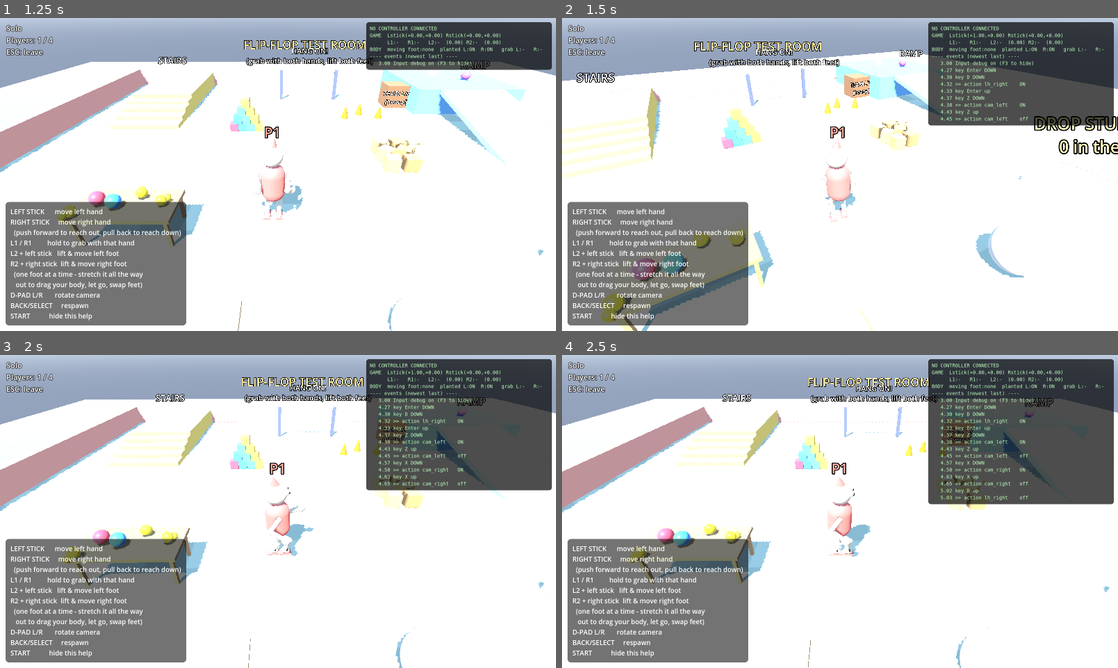
Above: before the commit, frames 1-4 (two rows, left to right).
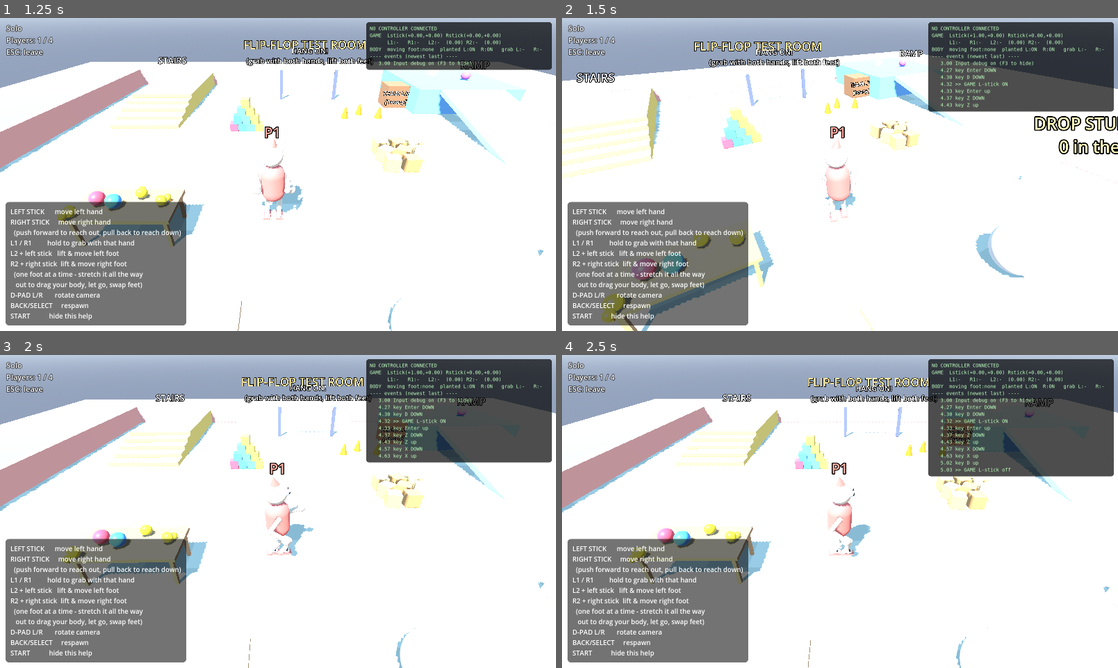
Above: after the commit, the same moments.

Repository: MrMonkeynut/flip-flop
Game: Godot game, scene res://scenes/main.tscn
Same seed, same stepped clock (60 frames per second), same inputs: the game is played once before the commit and once after it.
Inputs (mouse positions are in pixels of both pictures, inside the frame that each line leads up to):
- Up to frame 1 (1.25 s): click "Play Solo" at 0.5 s
- Up to frame 2 (1.5 s): tap Enter at 1.25 s; move the mouse to (962, 158) at 1.27 s; hold D (lh_right, bound only before the commit) from 1.28 s (still down); tap Z (cam_left, bound only before the commit) at 1.35 s; click (962, 158) at 1.42 s
- Up to frame 3 (2 s): keep holding D (lh_right, bound only before the commit); tap X (cam_right, bound only before the commit) at 1.55 s
- Up to frame 4 (2.5 s): release D (lh_right, bound only before the commit) at 2 s; drag from (728, 527) to (812, 574) at 2.02 s

Frame 1 is identical in both runs. In frame 2, 1.6% of the frame differs, in the area x 65-100%, y 20-35%; in frame 3, 3.3%; in frame 4, 3.4%, in the area x 65-100%, y 20-48%.

Commit message:
Read one controller only and fix unknown PS4 layouts
PS4 pads cause phantom foot lifts in two common ways:
- Steam Input / DS4Windows add a virtual Xbox pad next to the real one,
  and input actions listened to both at once
- A DualShock 4 with no known layout reports its axes in raw order, so
  the right stick reads as R2 and R2 reads as L2

Now the game reads only the pad you last pressed a button on, and
applies the standard DS4 layout to PlayStation-looking pads Godot
doesn't recognise. The F3 debugger shows which pad is in use, any layout
fix applied, and logs what the game itself reacts to. Replaces
input_setup.gd with pad_input.gd.

Co-Authored-By: Claude Opus 5.5 <noreply@anthropic.com>
Claude-Session: https://claude.ai/code/session_018PW64Vja4xxRAjqhGs5axw

Diff:
--- a/scripts/input_debug.gd
+++ b/scripts/input_debug.gd
@@ -8,12 +8,7 @@
 
 const LOG_LINES := 18
 const AXIS_LOG_THRESHOLD := 0.5
-const ACTIONS := [
-	"lh_left", "lh_right", "lh_fwd", "lh_back",
-	"rh_left", "rh_right", "rh_fwd", "rh_back",
-	"left_grab", "right_grab", "left_foot", "right_foot",
-	"cam_left", "cam_right", "respawn", "toggle_help",
-]
+const GAME_INPUTS := ["L-stick", "R-stick", "L1 grab", "R1 grab", "L2 foot", "R2 foot"]
 const BUTTON_NAMES := [
 	"A/Cross", "B/Circle", "X/Square", "Y/Triangle", "Back", "Guide", "Start",
 	"L3", "R3", "L1", "R1", "DpadUp", "DpadDown", "DpadLeft", "DpadRight", "Misc",
@@ -27,7 +22,7 @@
 var _label: Label
 var _log: Array[String] = []
 var _axis_active := {} # "device:axis" -> bool
-var _action_state := {} # action -> bool
+var _game_state := {} # game input name -> bool
 
 
 func _ready() -> void:
@@ -53,8 +48,8 @@
 	_label.add_theme_color_override("font_color", Color(0.75, 1.0, 0.75))
 	_panel.add_child(_label)
 
-	for a in ACTIONS:
-		_action_state[a] = false
+	for g in GAME_INPUTS:
+		_game_state[g] = false
 	_add_log("Input debug on (F3 to hide)")
 	for dev in Input.get_connected_joypads():
 		_log_pad_info(dev, "found")
@@ -94,12 +89,26 @@
 
 
 func _process(_delta: float) -> void:
-	# Log game actions turning on/off - this is what the game actually reacts to.
-	for a in ACTIONS:
-		var on := Input.is_action_pressed(a)
-		if on != bool(_action_state[a]):
-			_action_state[a] = on
-			_add_log(">> action %-11s %s" % [a, "ON" if on else "off"])
+	if main == null or main.pad == null:
+		return
+	var pad = main.pad
+	var l: Vector2 = pad.left_stick()
+	var r: Vector2 = pad.right_stick()
+
+	# Log what the GAME reacts to turning on/off (from the one controller in use).
+	var now := {
+		"L-stick": l.length() > 0.5, "R-stick": r.length() > 0.5,
+		"L1 grab": pad.left_bumper(), "R1 grab": pad.right_bumper(),
+		"L2 foot": pad.left_trigger(), "R2 foot": pad.right_trigger(),
+	}
+	for g in GAME_INPUTS:
+		if bool(now[g]) != bool(_game_state[g]):
+			_game_state[g] = now[g]
+			_add_log(">> GAME %-7s %s" % [g, "ON" if now[g] else "off"])
+	if pad.notes.size() > 0:
+		for n in pad.notes:
+			_add_log(n)
+		pad.notes.clear()
 
 	if not _panel.visible:
 		return
@@ -108,7 +117,8 @@
 	if pads.is_empty():
 		lines.append("NO CONTROLLER CONNECTED")
 	for dev in pads:
-		lines.append("pad%d \"%s\" %s" % [dev, Input.get_joy_name(dev), "known" if Input.is_joy_known(dev) else "UNKNOWN LAYOUT"])
+		lines.append("%s pad%d \"%s\" %s" % ["IN USE >" if dev == pad.device else "ignored ", dev,
+			Input.get_joy_name(dev), "known" if Input.is_joy_known(dev) else "UNKNOWN LAYOUT"])
 		var axes := ""
 		for ax in 6:
 			axes += "%s%+.2f " % [_axis_name(ax), Input.get_joy_axis(dev, ax)]
@@ -126,13 +136,13 @@
 				held.append(BUTTON_NAMES[b])
 		lines.append("  held: " + (", ".join(held) if not held.is_empty() else "-"))
 
-	var l := Input.get_vector("lh_left", "lh_right", "lh_back", "lh_fwd")
-	var r := Input.get_vector("rh_left", "rh_right", "rh_back", "rh_fwd")
+	if pads.size() > 1:
+		lines.append("(only the IN USE pad counts - press a button to switch)")
 	lines.append("GAME  Lstick(%+.2f,%+.2f) Rstick(%+.2f,%+.2f)" % [l.x, l.y, r.x, r.y])
 	lines.append("      L1:%s R1:%s L2:%s(%.2f) R2:%s(%.2f)" % [
-		_on(Input.is_action_pressed("left_grab")), _on(Input.is_action_pressed("right_grab")),
-		_on(Input.is_action_pressed("left_foot")), Input.get_action_strength("left_foot"),
-		_on(Input.is_action_pressed("right_foot")), Input.get_action_strength("right_foot")])
+		_on(pad.left_bumper()), _on(pad.right_bumper()),
+		_on(pad.left_trigger()), pad.trigger_value(JOY_AXIS_TRIGGER_LEFT),
+		_on(pad.right_trigger()), pad.trigger_value(JOY_AXIS_TRIGGER_RIGHT)])
 
 	var me = null
 	if main != null and main.world != null:
--- a/scripts/input_setup.gd
+++ /dev/null
@@ -1,71 +0,0 @@
-extends RefCounted
-## Builds the input map in code so the controller layout lives in one readable place.
-##
-## Controller layout:
-##   Left stick            -> left hand          (or left foot while L2 is held)
-##   Right stick           -> right hand         (or right foot while R2 is held)
-##   L1 / R1               -> grab with left / right hand (hold)
-##   L2 / R2               -> switch that stick to the matching foot (lifts it)
-##   D-pad left / right    -> rotate camera
-##   Back / Select         -> respawn
-##   Start                 -> toggle controls help
-##
-## Keyboard fallback exists only for debugging; the game is meant for a controller.
-
-const STICK_DEADZONE := 0.18
-const TRIGGER_DEADZONE := 0.35
-
-
-static func setup() -> void:
-	_axis("lh_left", JOY_AXIS_LEFT_X, -1.0, [KEY_A])
-	_axis("lh_right", JOY_AXIS_LEFT_X, 1.0, [KEY_D])
-	_axis("lh_fwd", JOY_AXIS_LEFT_Y, -1.0, [KEY_W])
-	_axis("lh_back", JOY_AXIS_LEFT_Y, 1.0, [KEY_S])
-
-	_axis("rh_left", JOY_AXIS_RIGHT_X, -1.0, [KEY_J])
-	_axis("rh_right", JOY_AXIS_RIGHT_X, 1.0, [KEY_L])
-	_axis("rh_fwd", JOY_AXIS_RIGHT_Y, -1.0, [KEY_I])
-	_axis("rh_back", JOY_AXIS_RIGHT_Y, 1.0, [KEY_K])
-
-	_axis("left_foot", JOY_AXIS_TRIGGER_LEFT, 1.0, [KEY_E], TRIGGER_DEADZONE)
-	_axis("right_foot", JOY_AXIS_TRIGGER_RIGHT, 1.0, [KEY_O], TRIGGER_DEADZONE)
-
-	_button("left_grab", JOY_BUTTON_LEFT_SHOULDER, [KEY_Q])
-	_button("right_grab", JOY_BUTTON_RIGHT_SHOULDER, [KEY_U])
-
-	_button("cam_left", JOY_BUTTON_DPAD_LEFT, [KEY_Z])
-	_button("cam_right", JOY_BUTTON_DPAD_RIGHT, [KEY_X])
-	_button("respawn", JOY_BUTTON_BACK, [KEY_R])
-	_button("toggle_help", JOY_BUTTON_START, [KEY_H])
-
-
-static func _ensure(action: String, deadzone: float) -> void:
-	if InputMap.has_action(action):
-		InputMap.erase_action(action)
-	InputMap.add_action(action, deadzone)
-
-
-static func _axis(action: String, axis: JoyAxis, value: float, keys: Array, deadzone := STICK_DEADZONE) -> void:
-	_ensure(action, deadzone)
-	var ev := InputEventJoypadMotion.new()
-	ev.device = -1
-	ev.axis = axis
-	ev.axis_value = value
-	InputMap.action_add_event(action, ev)
-	_add_keys(action, keys)
-
-
-static func _button(action: String, button: JoyButton, keys: Array) -> void:
-	_ensure(action, 0.5)
-	var ev := InputEventJoypadButton.new()
-	ev.device = -1
-	ev.button_index = button
-	InputMap.action_add_event(action, ev)
-	_add_keys(action, keys)
-
-
-static func _add_keys(action: String, keys: Array) -> void:
-	for k in keys:
-		var kev := InputEventKey.new()
-		kev.physical_keycode = k
-		InputMap.action_add_event(action, kev)
--- a/scripts/main.gd
+++ b/scripts/main.gd
@@ -9,10 +9,10 @@
 ## This keeps everyone's wobbly physics in agreement, which matters a lot when two
 ## people are carrying the same crate.
 
-const InputSetup := preload("res://scripts/input_setup.gd")
 const WorldScript := preload("res://scripts/world.gd")
 const PlayerScript := preload("res://scripts/player.gd")
 const InputDebugScript := preload("res://scripts/input_debug.gd")
+const PadInputScript := preload("res://scripts/pad_input.gd")
 
 const DEFAULT_PORT := 7777
 const MAX_PLAYERS := 4
@@ -42,6 +42,9 @@
 var _help_panel: PanelContainer
 var _solo_button: Button
 
+## The one controller the local player uses (see pad_input.gd).
+var pad: PadInputScript
+
 # Automated self-test (run with: godot --headless -- --autotest)
 var _autotest := false
 var _autotest_time := 0.0
@@ -50,7 +53,6 @@
 
 
 func _ready() -> void:
-	InputSetup.setup()
 	multiplayer.peer_connected.connect(_on_peer_connected)
 	multiplayer.peer_disconnected.connect(_on_peer_disconnected)
 	multiplayer.connected_to_server.connect(_on_connected_to_server)
@@ -63,6 +65,10 @@
 	camera.position = Vector3(0, 5, 8)
 	camera.look_at(Vector3.ZERO)
 	camera.current = true
+
+	pad = PadInputScript.new()
+	pad.name = "PadInput"
+	add_child(pad)
 
 	_build_ui()
 
@@ -297,18 +303,18 @@
 	out.resize(INPUT_SIZE)
 	if _menu.visible:
 		return out
-	var l := Input.get_vector("lh_left", "lh_right", "lh_back", "lh_fwd")
-	var r := Input.get_vector("rh_left", "rh_right", "rh_back", "rh_fwd")
+	var l := pad.left_stick()
+	var r := pad.right_stick()
 	out[0] = l.x
 	out[1] = l.y
 	out[2] = r.x
 	out[3] = r.y
-	out[4] = 1.0 if Input.is_action_pressed("left_grab") else 0.0
-	out[5] = 1.0 if Input.is_action_pressed("right_grab") else 0.0
-	out[6] = 1.0 if Input.is_action_pressed("left_foot") else 0.0
-	out[7] = 1.0 if Input.is_action_pressed("right_foot") else 0.0
+	out[4] = 1.0 if pad.left_bumper() else 0.0
+	out[5] = 1.0 if pad.right_bumper() else 0.0
+	out[6] = 1.0 if pad.left_trigger() else 0.0
+	out[7] = 1.0 if pad.right_trigger() else 0.0
 	out[8] = cam_yaw
-	out[9] = 1.0 if Input.is_action_pressed("respawn") else 0.0
+	out[9] = 1.0 if pad.button(JOY_BUTTON_BACK) or Input.is_physical_key_pressed(KEY_R) else 0.0
 	return out
 
 
@@ -343,11 +349,11 @@
 func _process(delta: float) -> void:
 	if world == null:
 		return
-	if Input.is_action_just_pressed("cam_left"):
+	if pad.just_pressed(JOY_BUTTON_DPAD_LEFT, KEY_Z):
 		cam_yaw_target -= PI / 4.0
-	if Input.is_action_just_pressed("cam_right"):
+	if pad.just_pressed(JOY_BUTTON_DPAD_RIGHT, KEY_X):
 		cam_yaw_target += PI / 4.0
-	if Input.is_action_just_pressed("toggle_help"):
+	if pad.just_pressed(JOY_BUTTON_START, KEY_H):
 		_help_panel.visible = not _help_panel.visible
 	cam_yaw = lerp_angle(cam_yaw, cam_yaw_target, 1.0 - exp(-8.0 * delta))
 
--- /dev/null
+++ b/scripts/pad_input.gd
@@ -0,0 +1,154 @@
+extends Node
+## Reads ONE controller for the local player.
+##
+## Controller layout:
+##   Left stick            -> left hand          (or left foot while L2 is held)
+##   Right stick           -> right hand         (or right foot while R2 is held)
+##   L1 / R1               -> grab with left / right hand (hold)
+##   L2 / R2               -> switch that stick to the matching foot (lifts it)
+##   D-pad left / right    -> rotate camera
+##   Back / Share          -> respawn
+##   Start / Options       -> toggle controls help
+## Keyboard fallback (debugging only): WASD / IJKL hands, Q / U grab, E / O feet,
+## Z / X camera, R respawn, H help.
+##
+## Godot's input actions listen to every connected controller at once. That goes wrong
+## when Steam Input or DS4Windows is running, because a PS4 pad then shows up twice (the
+## real pad plus a virtual Xbox pad) and the two disagree. So the game only listens to the
+## controller you last pressed a button on.
+##
+## It also patches the button layout of PlayStation pads that Godot doesn't recognise
+## (common over Bluetooth and with third-party pads). Without that, the raw axes are in
+## a different order: the right stick reads as R2 and R2 reads as L2, so feet lift on their own.
+
+const STICK_DEADZONE := 0.18
+const TRIGGER_THRESHOLD := 0.35
+
+# SDL-format layouts for a DualShock 4 when Godot doesn't know the pad.
+const DS4_LAYOUT_WINDOWS_MAC := "a:b1,b:b2,x:b0,y:b3,back:b8,start:b9,guide:b12,leftshoulder:b4,rightshoulder:b5,leftstick:b10,rightstick:b11,leftx:a0,lefty:a1,rightx:a2,righty:a5,lefttrigger:a3,righttrigger:a4,dpup:h0.1,dpright:h0.2,dpdown:h0.4,dpleft:h0.8"
+const DS4_LAYOUT_LINUX := "a:b0,b:b1,x:b3,y:b2,back:b8,start:b9,guide:b10,leftshoulder:b4,rightshoulder:b5,leftstick:b11,rightstick:b12,leftx:a0,lefty:a1,rightx:a3,righty:a4,lefttrigger:a2,righttrigger:a5,dpup:h0.1,dpright:h0.2,dpdown:h0.4,dpleft:h0.8"
+
+## The controller we listen to (-1 = none, keyboard only).
+var device := -1
+## Human-readable notes about layout fixes, shown by the input debugger.
+var notes: Array[String] = []
+
+var _prev_buttons := {} # JoyButton -> bool, for just_pressed()
+
+
+func _ready() -> void:
+	for dev in Input.get_connected_joypads():
+		_patch_layout(dev)
+	_pick_fallback_device()
+	Input.joy_connection_changed.connect(_on_joy_connection_changed)
+
+
+func _on_joy_connection_changed(dev: int, connected: bool) -> void:
+	if connected:
+		_patch_layout(dev)
+		if device == -1:
+			device = dev
+	elif dev == device:
+		device = -1
+		_pick_fallback_device()
+
+
+func _pick_fallback_device() -> void:
+	if device != -1:
+		return
+	var pads := Input.get_connected_joypads()
+	# Prefer a pad whose layout Godot knows.
+	for dev in pads:
+		if Input.is_joy_known(dev):
+			device = dev
+			return
+	if not pads.is_empty():
+		device = pads[0]
+
+
+func _input(event: InputEvent) -> void:
+	# Pressing a button on a controller makes it "the" controller.
+	if event is InputEventJoypadButton and event.pressed and event.device != device:
+		device = event.device
+
+
+func _patch_layout(dev: int) -> void:
+	if Input.is_joy_known(dev):
+		return
+	var pad_name := Input.get_joy_name(dev)
+	var lower := pad_name.to_lower()
+	var looks_like_ps := lower.contains("wireless controller") or lower.contains("ps4") \
+		or lower.contains("dualshock") or lower.contains("playstation") or lower.contains("sony")
+	if not looks_like_ps:
+		notes.append("pad%d \"%s\" has an unknown layout, no fix available" % [dev, pad_name])
+		return
+	var layout := DS4_LAYOUT_LINUX if OS.get_name() == "Linux" else DS4_LAYOUT_WINDOWS_MAC
+	Input.add_joy_mapping("%s,%s,%s" % [Input.get_joy_guid(dev), pad_name, layout], true)
+	notes.append("pad%d \"%s\": applied PS4 layout fix (now %s)" % [
+		dev, pad_name, "known" if Input.is_joy_known(dev) else "still unknown"])
+
+
+# =======================================================================================
+# Reading
+# =======================================================================================
+
+func left_stick() -> Vector2:
+	return (_stick(JOY_AXIS_LEFT_X, JOY_AXIS_LEFT_Y) + _keys(KEY_A, KEY_D, KEY_S, KEY_W)).limit_length(1.0)
+
+
+func right_stick() -> Vector2:
+	return (_stick(JOY_AXIS_RIGHT_X, JOY_AXIS_RIGHT_Y) + _keys(KEY_J, KEY_L, KEY_K, KEY_I)).limit_length(1.0)
+
+
+func left_trigger() -> bool:
+	return _trigger(JOY_AXIS_TRIGGER_LEFT) or Input.is_physical_key_pressed(KEY_E)
+
+
+func right_trigger() -> bool:
+	return _trigger(JOY_AXIS_TRIGGER_RIGHT) or Input.is_physical_key_pressed(KEY_O)
+
+
+func left_bumper() -> bool:
+	return button(JOY_BUTTON_LEFT_SHOULDER) or Input.is_physical_key_pressed(KEY_Q)
+
+
+func right_bumper() -> bool:
+	return button(JOY_BUTTON_RIGHT_SHOULDER) or Input.is_physical_key_pressed(KEY_U)
+
+
+func button(b: JoyButton) -> bool:
+	return device != -1 and Input.is_joy_button_pressed(device, b)
+
+
+## True only on the frame the button goes down. Call once per frame per button.
+func just_pressed(b: JoyButton, key: Key) -> bool:
+	var down := button(b) or Input.is_physical_key_pressed(key)
+	var was: bool = _prev_buttons.get(b, false)
+	_prev_buttons[b] = down
+	return down and not was
+
+
+func trigger_value(axis: JoyAxis) -> float:
+	return Input.get_joy_axis(device, axis) if device != -1 else 0.0
+
+
+func _stick(ax_x: JoyAxis, ax_y: JoyAxis) -> Vector2:
+	if device == -1:
+		return Vector2.ZERO
+	# Stick up is negative on the raw axis; the game wants up = forward = positive.
+	var v := Vector2(Input.get_joy_axis(device, ax_x), -Input.get_joy_axis(device, ax_y))
+	var length := v.length()
+	if length < STICK_DEADZONE:
+		return Vector2.ZERO
+	return v / length * minf((length - STICK_DEADZONE) / (1.0 - STICK_DEADZONE), 1.0)
+
+
+func _trigger(axis: JoyAxis) -> bool:
+	return device != -1 and Input.get_joy_axis(device, axis) > TRIGGER_THRESHOLD
+
+
+func _keys(left: Key, right: Key, down: Key, up: Key) -> Vector2:
+	var v := Vector2(
+		float(Input.is_physical_key_pressed(right)) - float(Input.is_physical_key_pressed(left)),
+		float(Input.is_physical_key_pressed(up)) - float(Input.is_physical_key_pressed(down)))
+	return v.limit_length(1.0)
